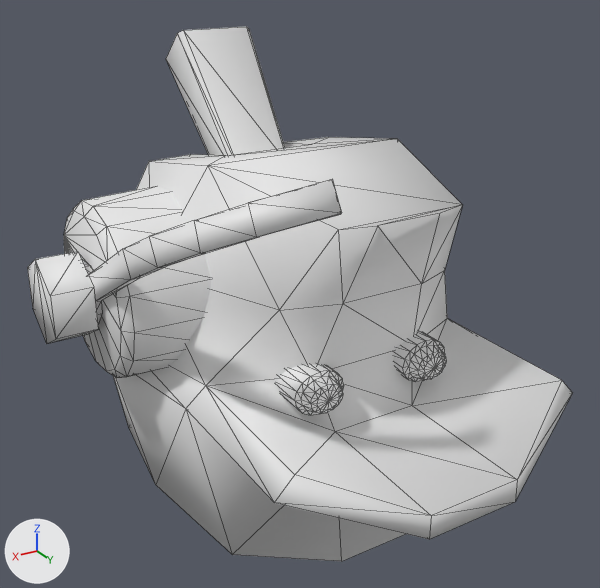
Before and after pictures for a commit that changed the OBJ model models/scout_onlyhead.obj.
One viewpoint serves both versions: a camera (50 mm lens) standing at (0.637, 1.139, 0.488) and looking at (0.026, 0.121, -0.021). Arrows for +X, +Y and +Z are at lower left; the lights stay in place. Mesh edges are drawn as thin lines. Where no turn or scale is listed for an object, it has been applied to the vertices.

The scene before the commit, as lines of its bpy script (objects in view):
```python
me_bot_scout_head = bpy.data.meshes.new('bot_scout_head')
me_bot_scout_head.from_pydata(...)  # 345 vertices, 578 faces, 6 loose edges; spans x -0.28..0.39, y -0.302..0.513, z -0.397..0.346
me_bot_scout_head.polygons.foreach_set('use_smooth', [True] * 578)
ob_bot_scout_head = bpy.data.objects.new('bot_scout_head', me_bot_scout_head)
ob_bot_scout_head.location = (0.0, 0.0, 0.0)
```
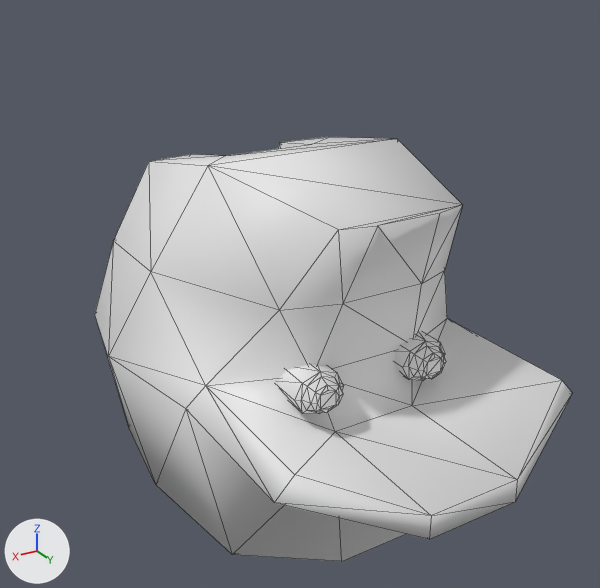
Pixel boxes [x1, y1, x2, y2] of what changed, in the pictures (600 x 588 px):
```json
{"object": "bot_scout_head", "change": "reshaped", "before": [27, 27, 572, 561], "after": [95, 137, 572, 561], "on screen": "12% narrower, 21% shorter"}
{"part": 1, "of": "me_bot_scout_head", "change": "deleted", "before": [64, 186, 211, 378]}
{"part": 2, "of": "me_bot_scout_head", "change": "deleted", "before": [82, 179, 342, 325]}
{"part": 3, "of": "me_bot_scout_head", "change": "deleted", "before": [166, 27, 285, 156]}
{"part": 4, "of": "me_bot_scout_head", "change": "deleted", "before": [27, 251, 99, 344]}
{"part": 5, "of": "me_bot_scout_head", "change": "cut back", "before": [136, 332, 446, 415], "after": [95, 241, 446, 414]}
```

Scene script edits in JSON lines:
```json
{"block": "me_bot_scout_head", "where": "# used by ob_bot_scout_head; location = (0.0, 0.0, 0.0)"}
{"op": "remove", "block": "me_bot_scout_head", "code": "me_bot_scout_head.from_pydata(...)  # 345 vertices, 578 faces, 6 loose edges; spans x -0.28..0.39, y -0.302..0.513, z -0.397..0.346"}
{"op": "add", "block": "me_bot_scout_head", "code": "me_bot_scout_head.from_pydata(...)  # 153 vertices, 264 faces; spans x -0.28..0.285, y -0.302..0.513, z -0.397..0.197"}
{"block": "me_bot_scout_head", "change": "me_bot_scout_head part 1: the loose piece of 48 vertices spanning x 0.178..0.317, y -0.148..0.148, z -0.137..0.14 is deleted"}
{"block": "me_bot_scout_head", "change": "me_bot_scout_head part 2: the loose piece of 38 vertices spanning x 0.145..0.33, y -0.05..0.416, z -0.046..0.245 is deleted"}
{"block": "me_bot_scout_head", "change": "me_bot_scout_head part 3: the loose piece of 16 vertices spanning x -0.065..0.07, y -0.264..-0.03, z 0.091..0.346 is deleted"}
{"block": "me_bot_scout_head", "change": "me_bot_scout_head part 4: the loose piece of 12 vertices spanning x 0.328..0.39, y -0.062..0.062, z -0.065..0.068 is deleted"}
{"block": "me_bot_scout_head", "change": "me_bot_scout_head part 5"}
{"block": "me_bot_scout_head", "change": "95 vertices are removed from x -0.256..0.261, y -0.283..0.335, z -0.125..0.174"}
{"block": "me_bot_scout_head", "change": "312 faces are deleted"}
{"block": "me_bot_scout_head", "change": "6 loose edges are deleted"}
{"block": "me_bot_scout_head", "change": "13 vertices are added at x -0.129..-0.066, y 0.228..0.313, z -0.116..-0.069"}
{"block": "me_bot_scout_head", "change": "5 new vertices lie (0.0, -0.063, 0.0) away from vertices in x -0.088..-0.048, y 0.291, z -0.126..-0.059"}
{"block": "me_bot_scout_head", "change": "168 new faces join them"}
```
